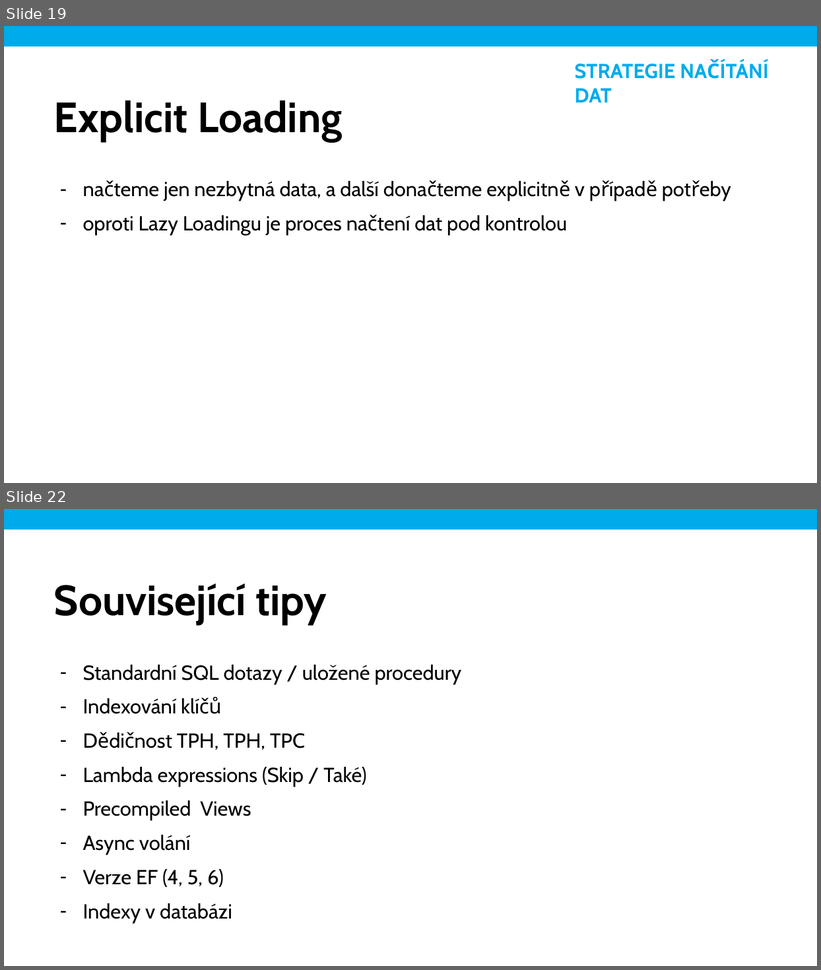
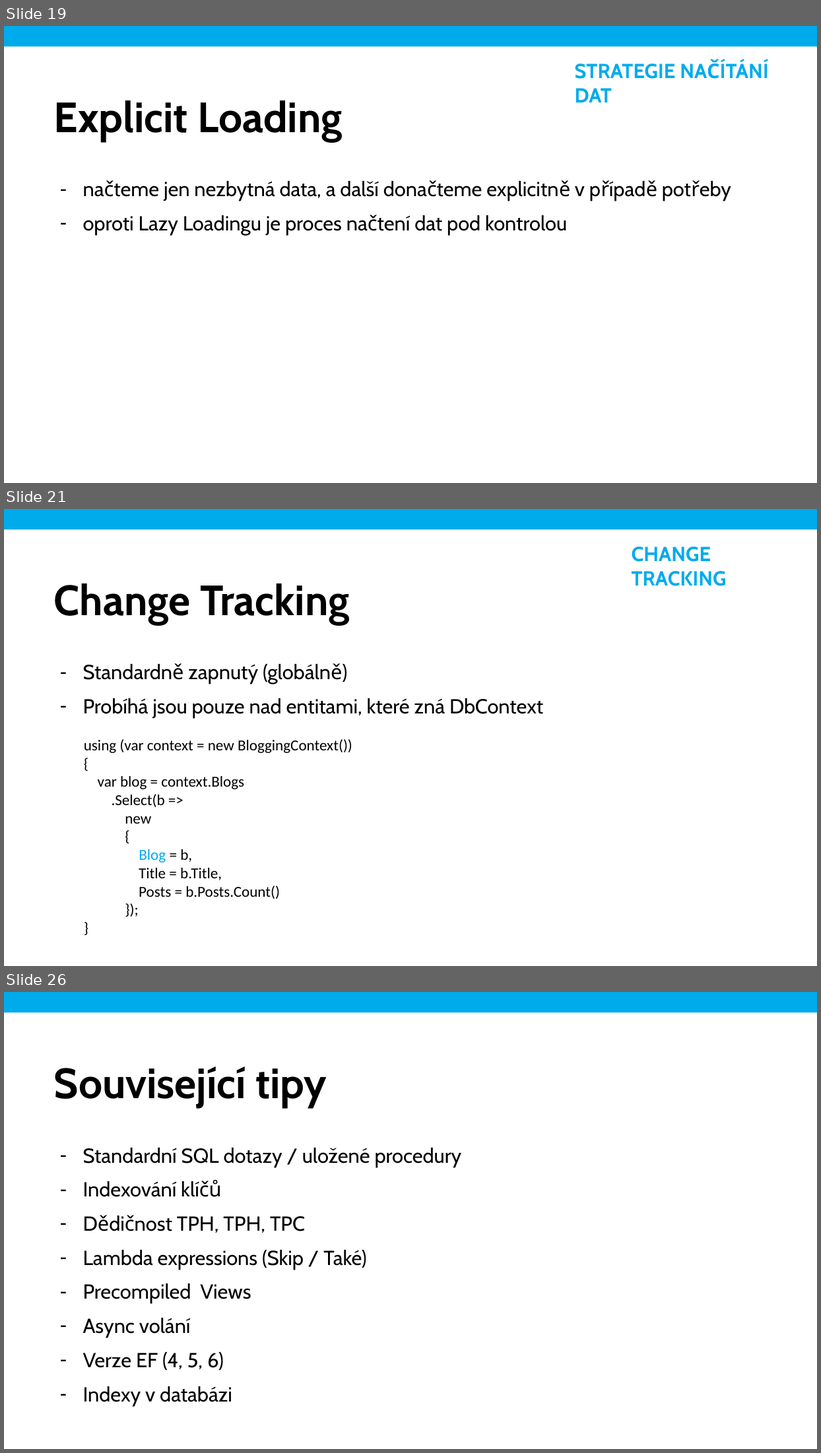
Before and after one commit to mholec/playground, a slide deck: ef6/performance-tips/ef-6-performance.pptx. Shown one above the other, each under a label of ours: slides 19 and 22 before the commit, slides 19, 21 and 26 after it; the slides between them are not shown. The pictures are 821x970 and 821x1453 pixels, drawn with LibreOffice and Linux fonts; fonts in the diff are those of the drawing; background and template pictures are left out. Boxes give left, top, right and bottom in pixels: in the first picture for what was removed or moved away, otherwise in the second. Text is boxed around its words. In the diff, an @@ line names an element or a change of style, - is before the commit and + after.

```diff
--- a/ef6/performance-tips/ef-6-performance.pptx
+++ b/ef6/performance-tips/ef-6-performance.pptx
@@ slide 21 added at (4,509,817,966), background #FFFFFF @@
@@ rectangle added at (4,509,817,529), fill #00ABEC @@
@@ text added at (632,547,727,586), 24 pt, text #00ABEC, bold @@
+CHANGE TRACKING
@@ text added at (54,584,350,625), 50 pt, text #000000, bold @@
+Change Tracking
@@ text added at (83,664,543,718), 24 pt, text #000000 @@
+– Standardně zapnutý (globálně)
+– Probíhá jsou pouze nad entitami, které zná DbContext
@@ text added at (84,739,352,899), 18 pt, text #000000 @@
+using (var context = new BloggingContext())
+{
+var blog = context.Blogs
+.Select(b =>
+new
+{
+Blog = b,
+Title = b.Title,
+Posts = b.Posts.Count()
+});
+}
@@ what was slide 22 is now slide 26 @@
```
Also in this commit, not shown: 1 slide changed, 4 other slides added, 1 slide removed, 2 other files.
